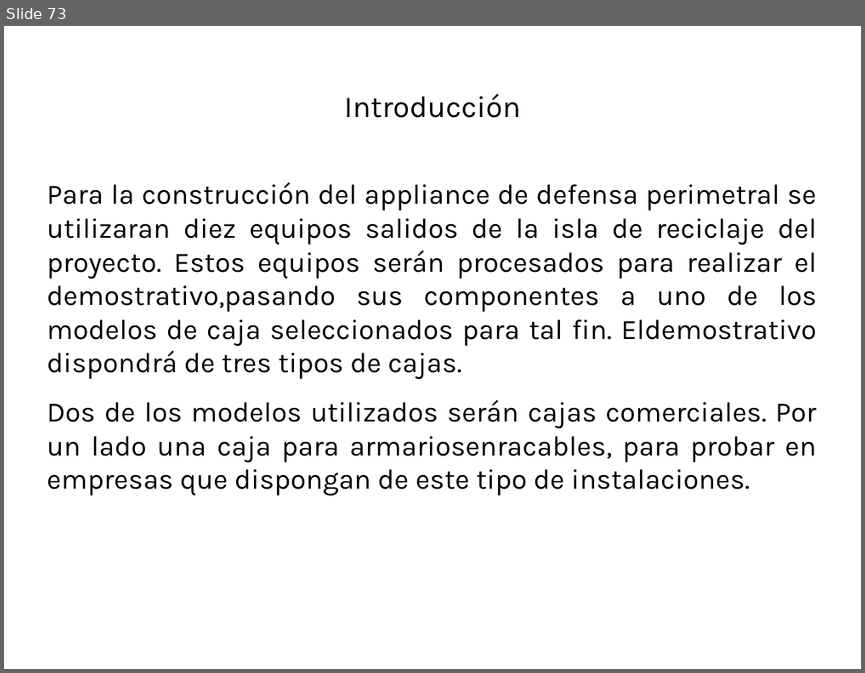
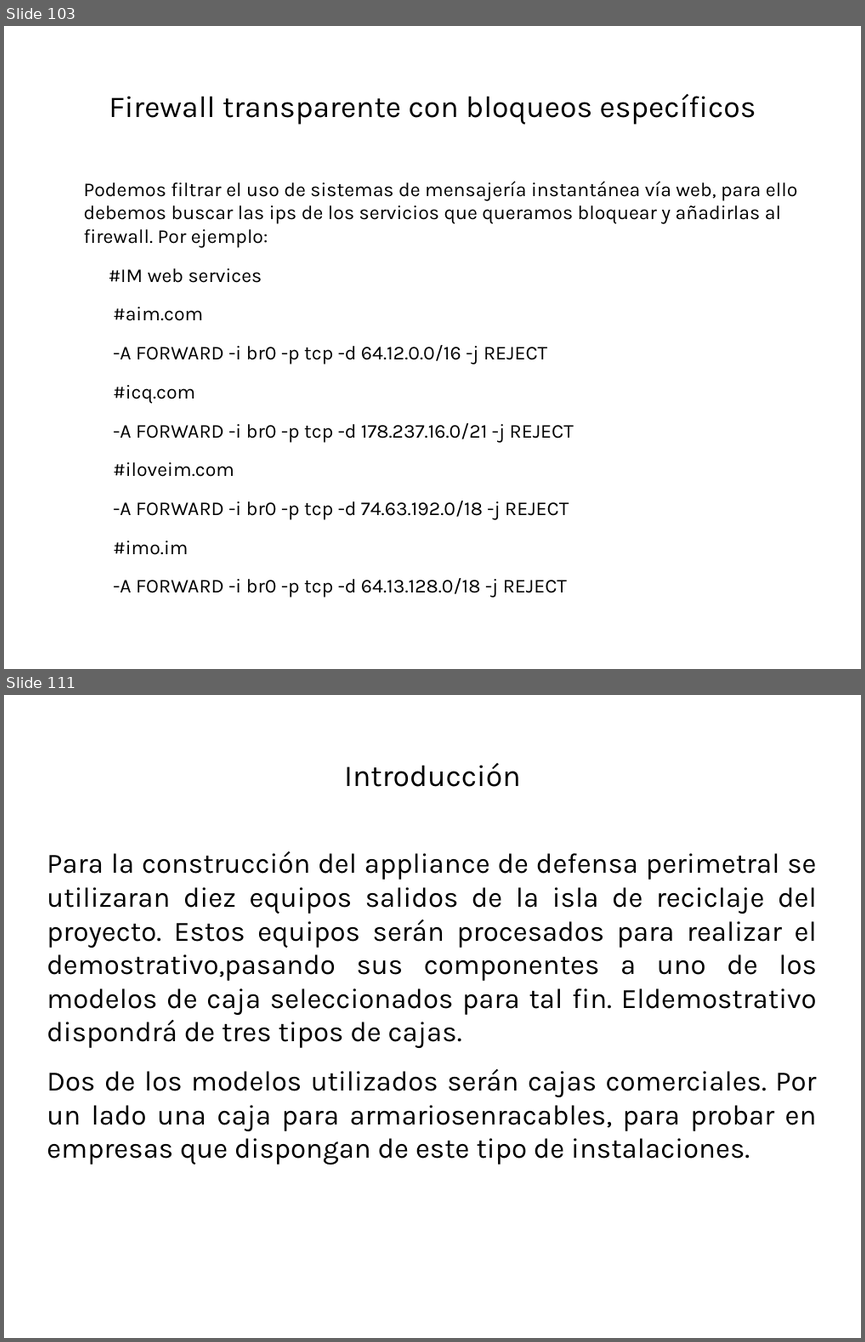
Before and after one commit to robertord/Ecoraee, a slide deck: Presentaciones/PresentacionApliance.odp. Shown one above the other, each under a label of ours: slide 73 before the commit, slides 103 and 111 after it; the slides between them are not shown. The pictures are 865x673 and 865x1342 pixels, drawn with LibreOffice and Linux fonts; fonts in the diff are those of the drawing; background and template pictures are left out. Boxes give left, top, right and bottom in pixels: in the first picture for what was removed or moved away, otherwise in the second. Text is boxed around its words. In the diff, an @@ line names an element or a change of style, - is before the commit and + after.

```diff
--- a/Presentaciones/PresentacionApliance.odp
+++ b/Presentaciones/PresentacionApliance.odp
@@ slide 103 added at bbox=[4, 26, 861, 669], background #FFFFFF @@
@@ title added at bbox=[109, 94, 756, 125], 28 pt, text #000000 @@
+Firewall transparente con bloqueos específicos
@@ text added at bbox=[84, 181, 797, 597], 18.2 pt, text #000000 @@
+Podemos filtrar el uso de sistemas de mensajería instantánea vía web, para ello debemos buscar las ips de los servicios que queramos bloquear y añadirlas al firewall. Por ejemplo:
+#IM web services
+#aim.com
+-A FORWARD -i br0 -p tcp -d 64.12.0.0/16 -j REJECT
+#icq.com
+-A FORWARD -i br0 -p tcp -d 178.237.16.0/21 -j REJECT
+#iloveim.com
+-A FORWARD -i br0 -p tcp -d 74.63.192.0/18 -j REJECT
+#imo.im
+-A FORWARD -i br0 -p tcp -d 64.13.128.0/18 -j REJECT
@@ what was slide 73 is now slide 111 @@
```
Also in this commit, not shown: 38 other slides added, 1 slide removed, 1 other file.
